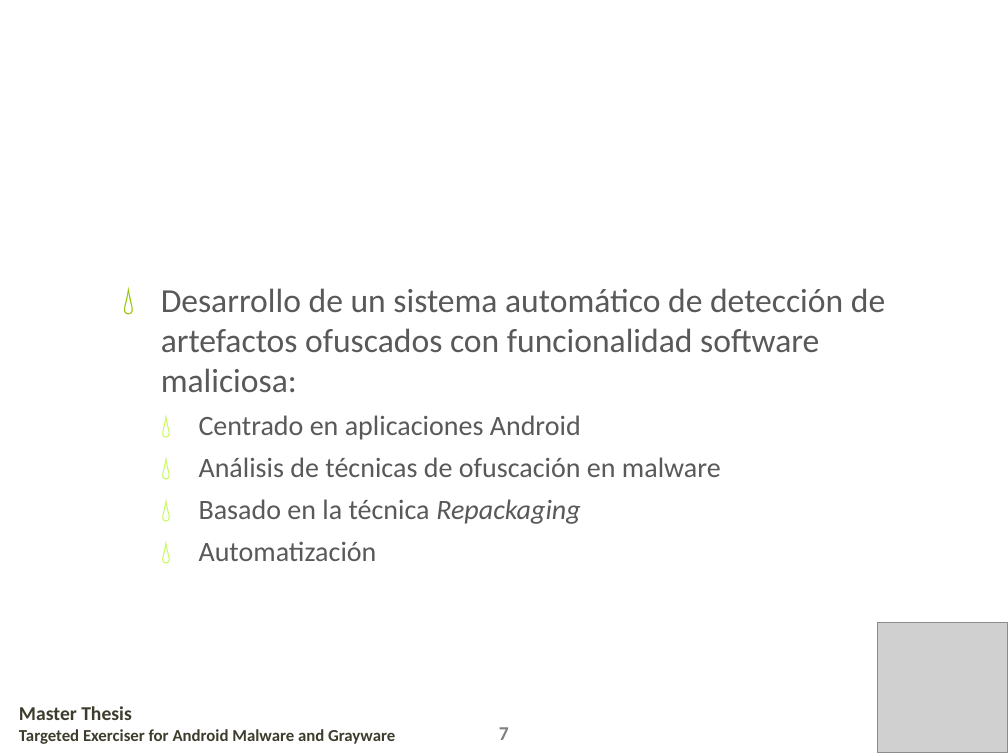
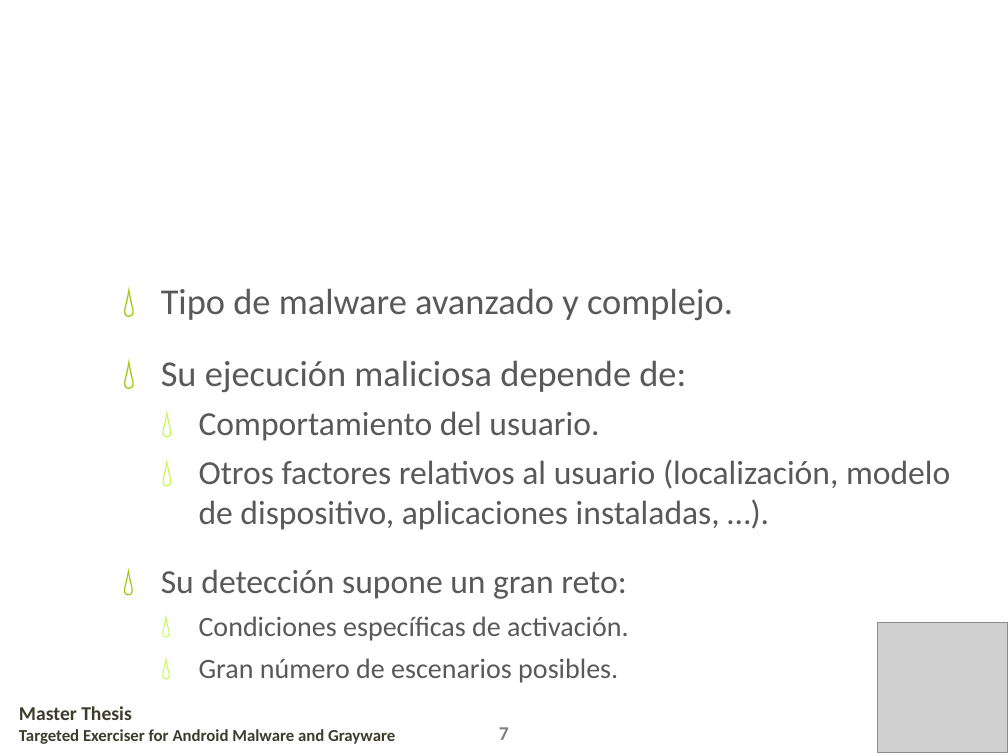
Before and after one commit to mariohhd/targetdroid-tfm, a slide deck: slide 7 of doc/tfm_presentacion.pptx. Drawn at 1008x756 pixels with LibreOffice and Linux fonts; fonts in the diff are those of the drawing; grey boxes stand for pictures; background and template pictures are left out. Boxes give left, top, right and bottom in pixels: in the first picture for what was removed or moved away, otherwise in the second. Text is boxed around its words. In the diff, an @@ line names an element or a change of style, - is before the commit and + after.

```diff
--- a/doc/tfm_presentacion.pptx
+++ b/doc/tfm_presentacion.pptx
@@ text at (161, 288, 950, 683): text changed; size 20 to 24 pt @@
-💧 Desarrollo de un sistema automático de detección de artefactos ofuscados con funcionalidad software maliciosa:
-  💧 Centrado en aplicaciones Android
-  💧 Análisis de técnicas de ofuscación en malware
-  💧 Basado en la técnica Repackaging
-  💧 Automatización
+💧 Tipo de malware avanzado y complejo.
+💧 Su ejecución maliciosa depende de:
+  💧 Comportamiento del usuario.
+  💧 Otros factores relativos al usuario (localización, modelo de dispositivo, aplicaciones instaladas, …).
+💧 Su detección supone un gran reto:
+  💧 Condiciones específicas de activación.
+  💧 Gran número de escenarios posibles.
```
Also in this commit, not shown: 14 other slides changed, 11 slides added, 8 slides removed, 1 other file.
